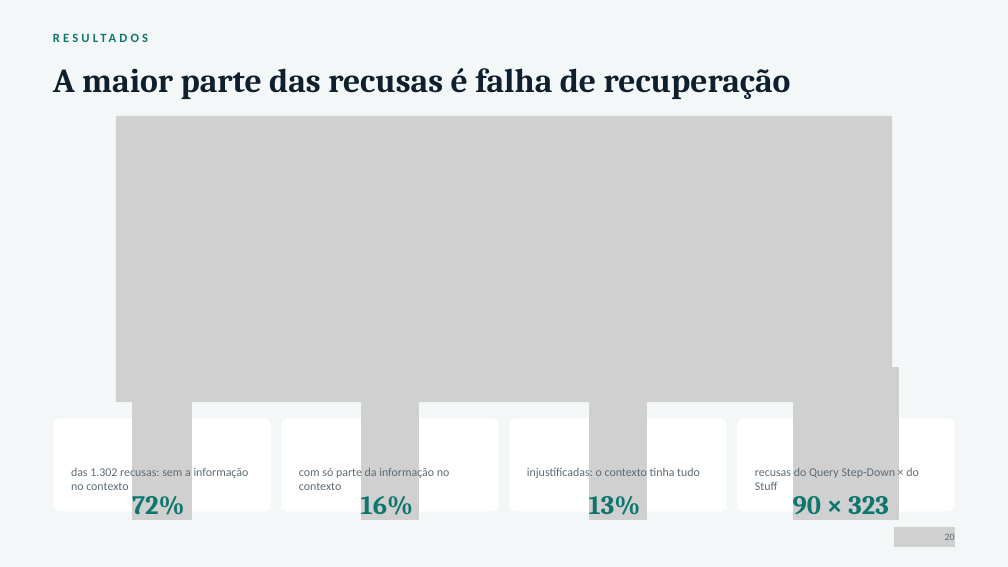
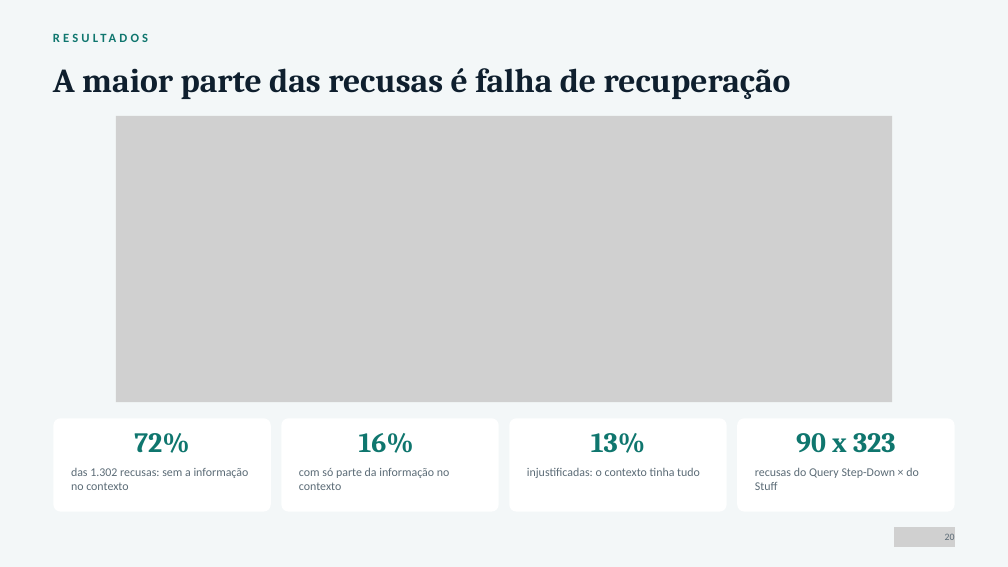
Before and after one commit to RyanMazzeu/TCC, a slide deck: slide 24 of Slide de Apresentação/Slide TCC .pptx. Drawn at 1008x567 pixels with LibreOffice and Linux fonts; fonts in the diff are those of the drawing; grey boxes stand for pictures. Boxes give left, top, right and bottom in pixels: in the first picture for what was removed or moved away, otherwise in the second. Text is boxed around its words. In the diff, an @@ line names an element or a change of style, - is before the commit and + after.

```diff
--- a/Slide de Apresentação/Slide TCC .pptx
+++ b/Slide de Apresentação/Slide TCC .pptx
@@ picture removed at (x1=132, y1=366, x2=192, y2=520) @@
@@ picture removed at (x1=361, y1=366, x2=420, y2=520) @@
@@ picture removed at (x1=589, y1=366, x2=648, y2=520) @@
@@ picture removed at (x1=793, y1=366, x2=900, y2=520) @@
@@ text "72%" moved from (x1=132, y1=496, x2=185, y2=515) to (x1=134, y1=433, x2=189, y2=453) @@
@@ size 38 to 40 pt; alignment left to centre; line spacing 45.6pt to 48pt; vertical alignment bottom to top in 3 elements at (x1=134, y1=433, x2=189, y2=453), (x1=591, y1=433, x2=645, y2=453), (x1=359, y1=433, x2=414, y2=453) @@
@@ text "16%" moved from (x1=361, y1=496, x2=413, y2=515) to (x1=359, y1=433, x2=414, y2=453) @@
@@ text "13%" moved from (x1=589, y1=496, x2=641, y2=515) to (x1=591, y1=433, x2=645, y2=453) @@
@@ text "90 x 323" at (x1=796, y1=433, x2=896, y2=453): vertical alignment bottom to top @@
@@ text at (x1=796, y1=433, x2=896, y2=453): text changed; size 38 to 40 pt @@
-90 × 323
+90 x 323
```
Also in this commit, not shown: 12 other slides changed, 1 other file.
